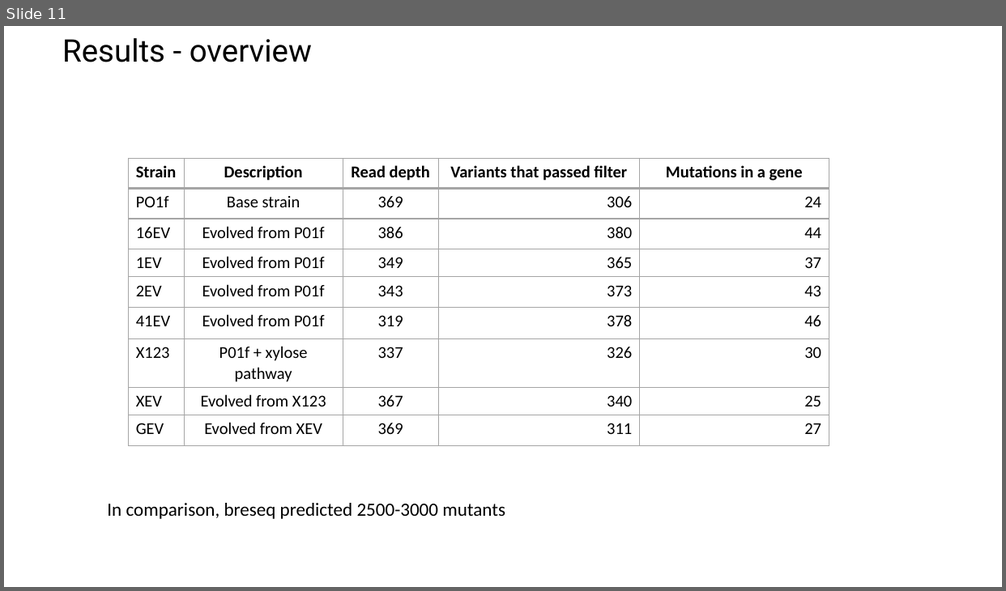
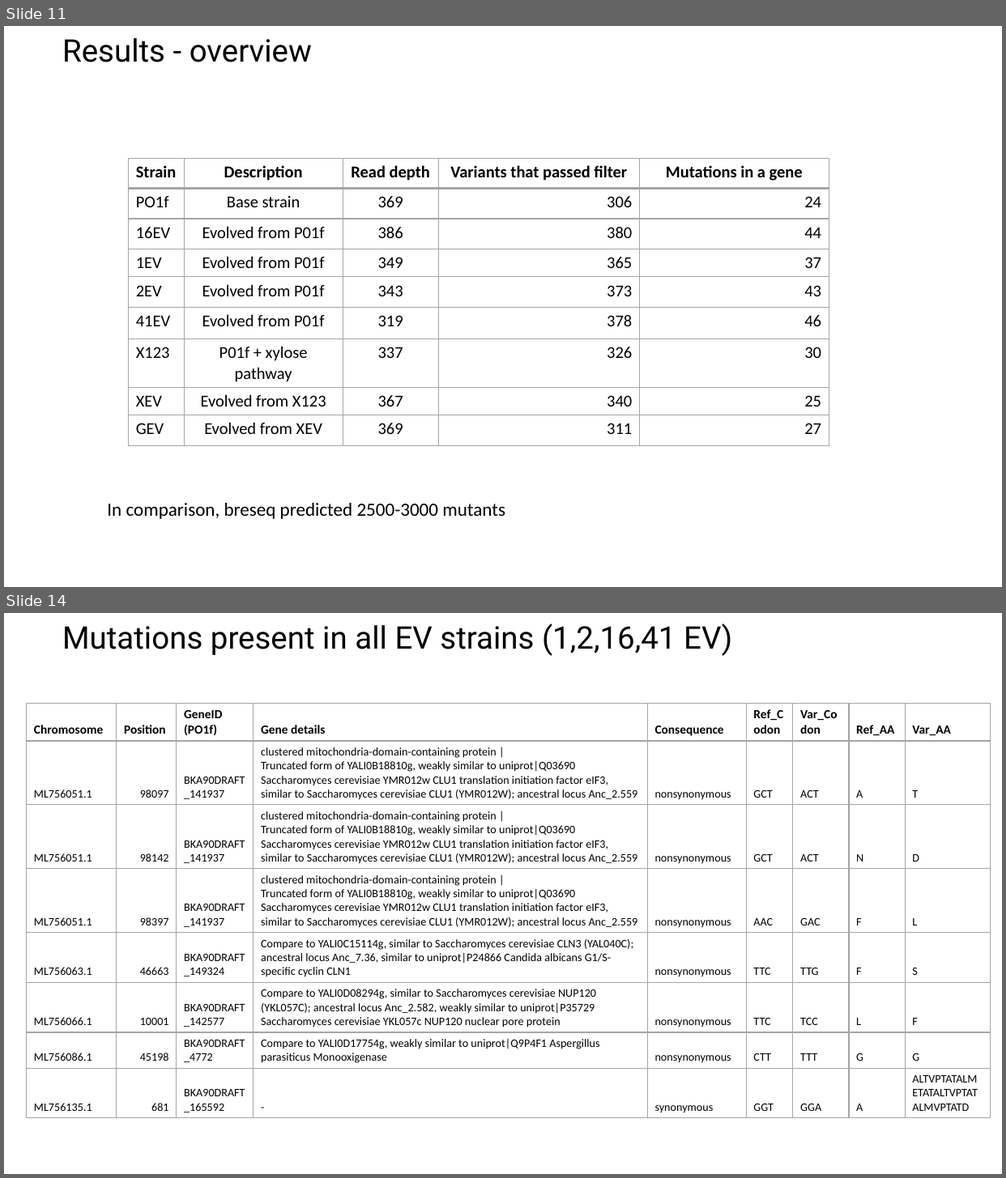
Before and after one commit to raogroupuiuc/yl_variantcalling, a slide deck: 20210511 Update - DNAseq YL.pptx. Shown one above the other, each under a label of ours: slide 11 before the commit, slides 11 and 14 after it; the slides between them are not shown. The pictures are 1006x591 and 1006x1178 pixels, drawn with LibreOffice and Linux fonts; fonts in the diff are those of the drawing; background and template pictures are left out. Boxes give left, top, right and bottom in pixels: in the first picture for what was removed or moved away, otherwise in the second. Text is boxed around its words. In the diff, an @@ line names an element or a change of style, - is before the commit and + after.

Commit message:
added mutation location in CDS and updated ppt

```diff
--- a/20210511 Update - DNAseq YL.pptx
+++ b/20210511 Update - DNAseq YL.pptx
@@ slide 14 added at (x1=4, y1=613, x2=1002, y2=1174), background picture (left out) @@
@@ title added at (x1=62, y1=624, x2=732, y2=656), 30 pt, text #000000 @@
+Mutations present in all EV strains (1,2,16,41 EV)
@@ table added at (x1=27, y1=703, x2=990, y2=1117), 8 rows, 9 columns @@
+Chromosome | Position | GeneID (PO1f) | Gene details | Consequence | Ref_Codon | Var_Codon | Ref_AA | Var_AA
+ML756051.1 | 98097 | BKA90DRAFT_141937 | clustered mitochondria-domain-containing protein | / Truncated form of YALI0B18810g, weakly similar to uniprot|Q03690 Saccharomyces cerevisiae YMR012w CLU1 translation initiation factor eIF3, similar to Saccharomyces cerevisiae CLU1 (YMR012W); ancestral locus Anc_2.559 | nonsynonymous | GCT | ACT | A | T
+ML756051.1 | 98142 | BKA90DRAFT_141937 | clustered mitochondria-domain-containing protein | / Truncated form of YALI0B18810g, weakly similar to uniprot|Q03690 Saccharomyces cerevisiae YMR012w CLU1 translation initiation factor eIF3, similar to Saccharomyces cerevisiae CLU1 (YMR012W); ancestral locus Anc_2.559 | nonsynonymous | GCT | ACT | N | D
+ML756051.1 | 98397 | BKA90DRAFT_141937 | clustered mitochondria-domain-containing protein | / Truncated form of YALI0B18810g, weakly similar to uniprot|Q03690 Saccharomyces cerevisiae YMR012w CLU1 translation initiation factor eIF3, similar to Saccharomyces cerevisiae CLU1 (YMR012W); ancestral locus Anc_2.559 | nonsynonymous | AAC | GAC | F | L
+ML756063.1 | 46663 | BKA90DRAFT_149324 | Compare to YALI0C15114g, similar to Saccharomyces cerevisiae CLN3 (YAL040C); ancestral locus Anc_7.36, similar to uniprot|P24866 Candida albicans G1/S- specific cyclin CLN1 | nonsynonymous | TTC | TTG | F | S
+ML756066.1 | 10001 | BKA90DRAFT_142577 | Compare to YALI0D08294g, similar to Saccharomyces cerevisiae NUP120 (YKL057C); ancestral locus Anc_2.582, weakly similar to uniprot|P35729 Saccharomyces cerevisiae YKL057c NUP120 nuclear pore protein | nonsynonymous | TTC | TCC | L | F
+ML756086.1 | 45198 | BKA90DRAFT_4772 | Compare to YALI0D17754g, weakly similar to uniprot|Q9P4F1 Aspergillus parasiticus Monooxigenase | nonsynonymous | CTT | TTT | G | G
+ML756135.1 | 681 | BKA90DRAFT_165592 | - | synonymous | GGT | GGA | A | ALTVPTATALMETATALTVPTATALMVPTATD
```
Also in this commit, not shown: 9 other slides added, 1 slide removed, 1 other file.
